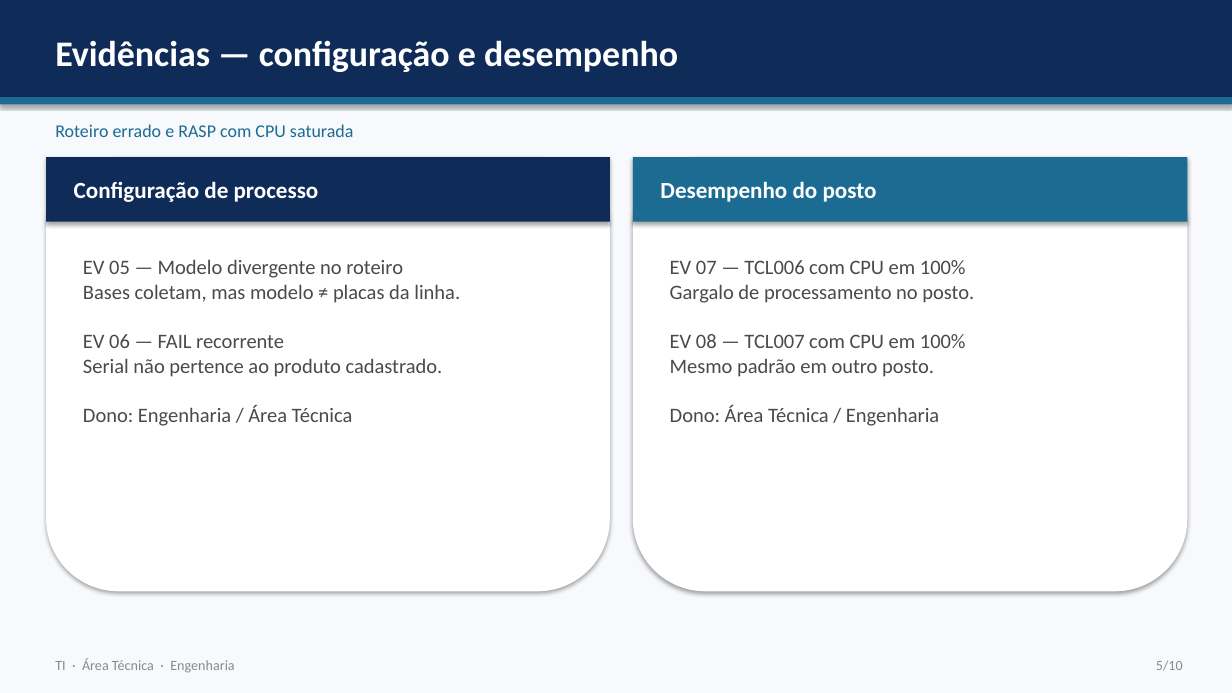
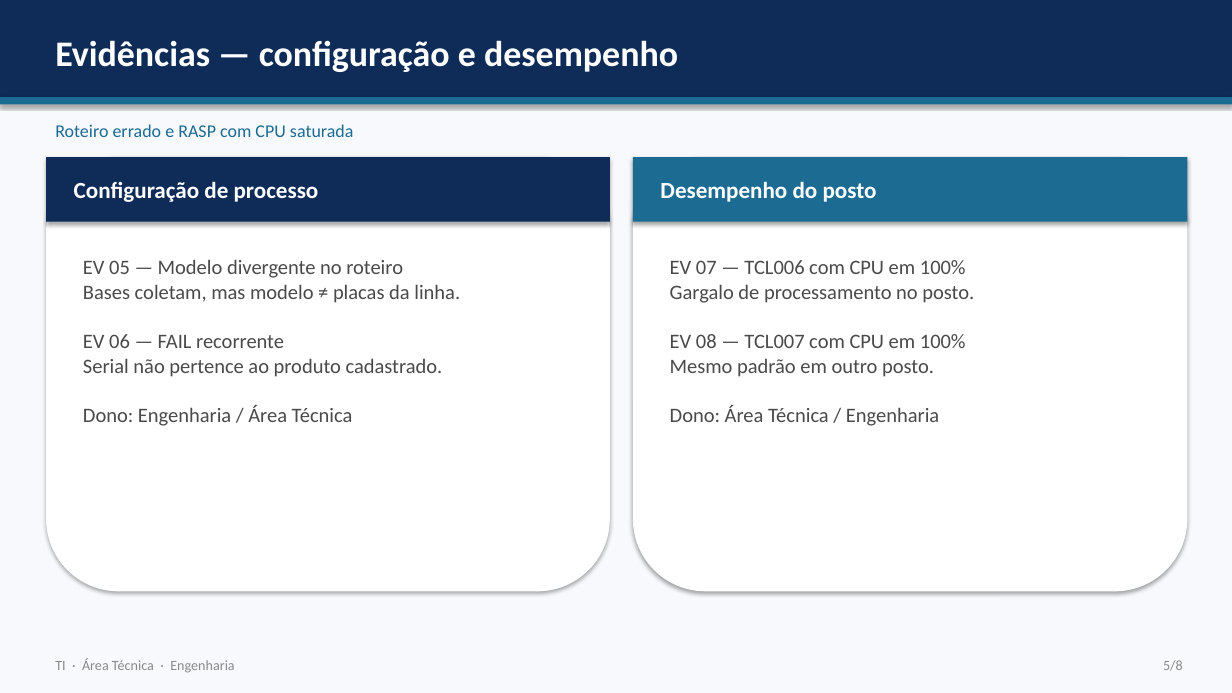
Before and after one commit to matheussilva030499-oss/app-inovation-IA, a slide deck: slide 5 of docs/Apresentacao_Ofensores_Lentidao.pptx. Drawn at 1232x693 pixels with LibreOffice and Linux fonts; fonts in the diff are those of the drawing. Boxes give left, top, right and bottom in pixels: in the first picture for what was removed or moved away, otherwise in the second. Text is boxed around its words. In the diff, an @@ line names an element or a change of style, - is before the commit and + after.

```diff
--- a/docs/Apresentacao_Ofensores_Lentidao.pptx
+++ b/docs/Apresentacao_Ofensores_Lentidao.pptx
@@ text at box(1163, 660, 1183, 671): text changed @@
-5/10
+5/8
```
Also in this commit, not shown: 5 other slides changed, 2 slides removed.
